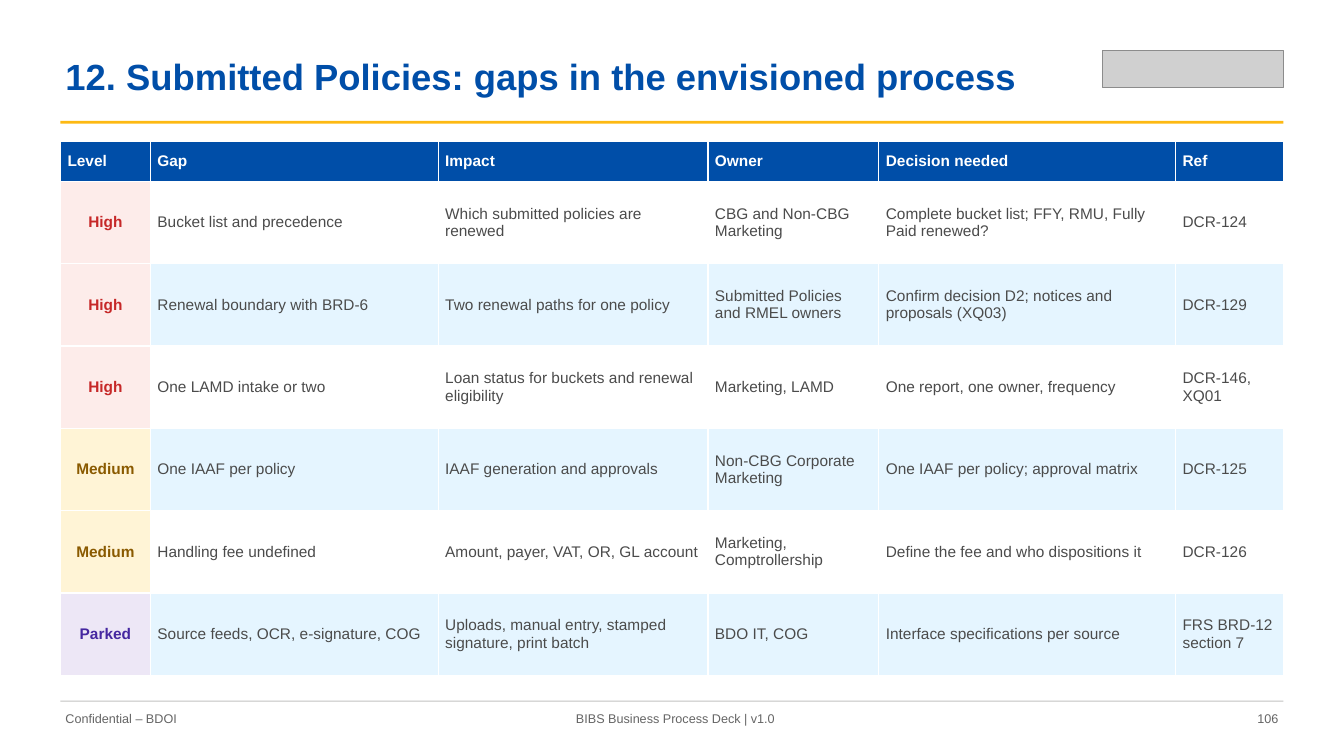
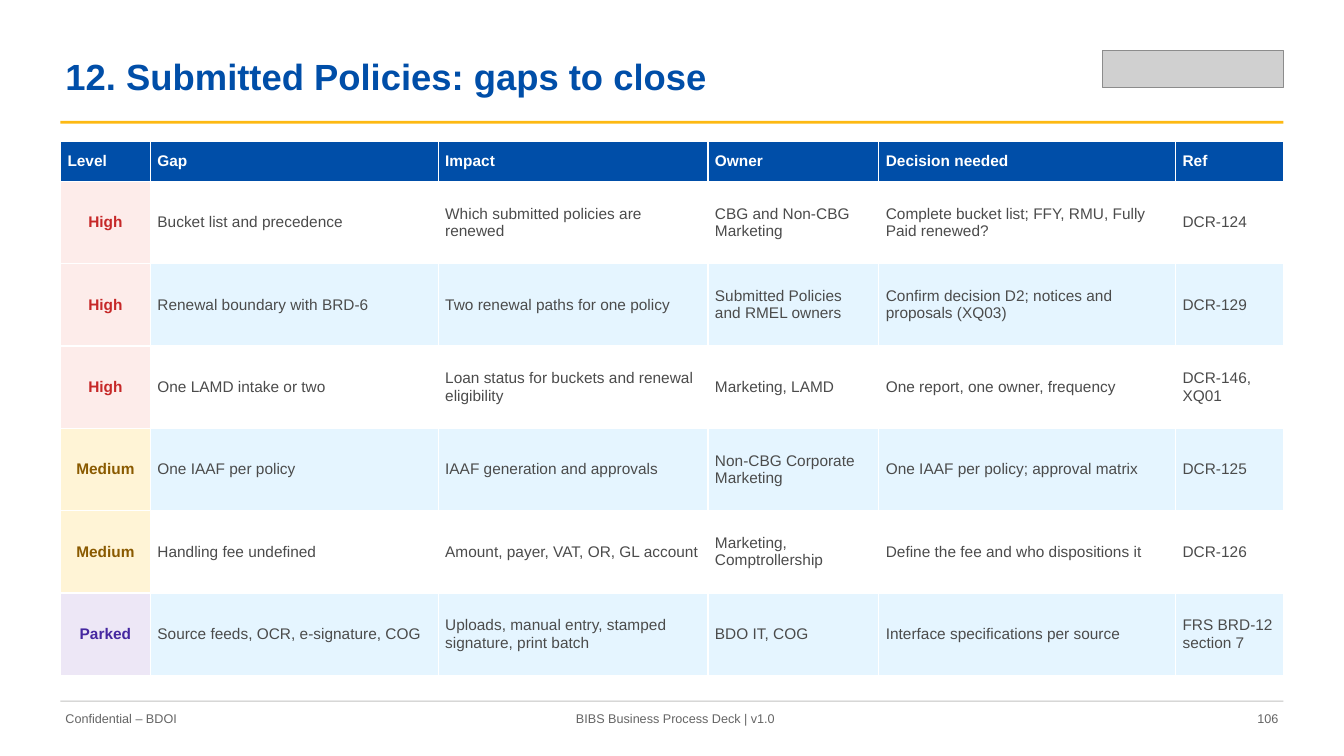
Before and after one commit to IortaTexhNXT-DEV/FinVerse, a slide deck: slide 106 of docs/deliverables/out/Decks/BIBS_Deck_BRD-00_Business_Process_AsIs_Envisioned_BestPractice_v1.0.pptx. Drawn at 1344x756 pixels with LibreOffice and Linux fonts; fonts in the diff are those of the drawing; grey boxes stand for pictures. Boxes give left, top, right and bottom in pixels: in the first picture for what was removed or moved away, otherwise in the second. Text is boxed around its words. In the diff, an @@ line names an element or a change of style, - is before the commit and + after.

```diff
--- a/docs/deliverables/out/Decks/BIBS_Deck_BRD-00_Business_Process_AsIs_Envisioned_BestPractice_v1.0.pptx
+++ b/docs/deliverables/out/Decks/BIBS_Deck_BRD-00_Business_Process_AsIs_Envisioned_BestPractice_v1.0.pptx
@@ text at (65, 63, 706, 97): text changed @@
-12. Submitted Policies: gaps in the envisioned process
+12. Submitted Policies: gaps to close
```
Also in this commit, not shown: 39 other slides changed, 11 other files.
